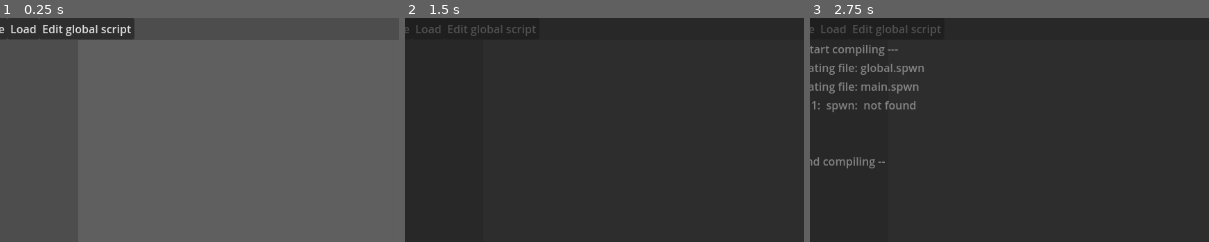
Above: before the commit, frames 1-3 (left to right).
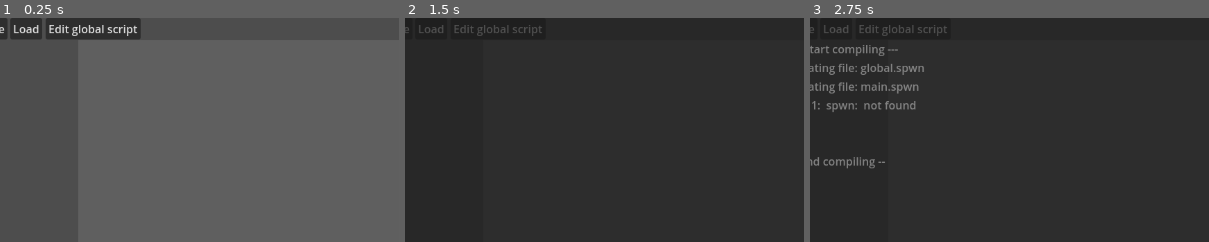
Above: after the commit, the same moments.

Repository: dash-engine/Dash-Engine
Game: Godot game, scene res://main.tscn
Same seed, same stepped clock (60 frames per second), same inputs: the game is played once before the commit and once after it.
Inputs (mouse positions are % of the whole screen's width and height, from its top left):
- Up to frame 1 (0.25 s): no input
- Up to frame 2 (1.5 s): click (93, 13) at 0.52 s; type "Alex" at 0.6 s; click "Compile" at 1.25 s
- Up to frame 3 (2.75 s): click "+" at 2 s
The pictures show only the part of the screen within x 3-53%, y 0-50%; the shares and areas given below are measured in that part.

The runs differ from the first frame. In frame 1, 0.9% of the frame differs, in the area x 2-36%, y 0-10%; in frame 2, 0.4%; in frame 3, 0.4%.
Error before the commit: Attempt to call function 'get_open_error' in base 'null instance' on a null instance. (res://scripts/compiler.gd:97)
Error after the commit: Attempt to call function 'get_open_error' in base 'null instance' on a null instance. (res://scripts/compiler.gd:96)

Commit message:
Added object deletion, and a parser(not implemented yet)

Diff:
--- a/global.gd
+++ b/global.gd
@@ -2,8 +2,11 @@
 
 var project = {
 	"scripts": {"global":""},
-	"objects": {}
+	"objects": {},
+	"scenes": {},
 }
+
+var objectConainer = null
 
 var current_selected_object = null
 
@@ -12,6 +15,11 @@
 
 var projectName = "test"
 var levelName = "test"
+
+var currentScene = ""
+
+func _ready() -> void:
+	saveScene(UID.generate(),"main")
 
 func resetOutput():
 	toggleOutput(false)
@@ -36,13 +44,20 @@
 func saveScript(uid, code):
 	project["scripts"][uid] = code
 
-func saveObject(uid, Name, position, type, rotation):
+func saveObject(uid, Name, position, type, rotation, sceneUID):
 	project["objects"][uid] = {
 		"uid": uid,
 		"name": Name,
 		"position": position,
 		"rotation": rotation,
-		"type": type
+		"type": type,
+		"sceneUID": sceneUID
+	}
+
+func saveScene(uid, Name):
+	project["scenes"][uid] = {
+		"uid": uid,
+		"name": Name
 	}
 
 func convertProjectToJson():
@@ -58,3 +73,18 @@
 
 func loadProject(projectName):
 	var projectData = Data.load_data(projectName)
+
+func deleteObject(uid):
+	if uid in project["objects"]:
+		current_selected_object = null
+		if objectConainer:
+			objectConainer.get_node(uid).queue_free()
+		project["objects"].erase(uid)
+	else:
+		print("No object found with uid: ", uid)
+
+func deleteScene(uid):
+	if uid in project["scenes"]:
+		project["scenes"].erase(uid)
+	else:
+		print("No scene found with uid: ", uid)
--- a/main.tscn
+++ b/main.tscn
@@ -129,8 +129,8 @@
 
 [node name="edit_global_script" type="Button" parent="Topbar"]
 layout_mode = 0
-offset_left = 90.0
-offset_right = 227.0
+offset_left = 99.0
+offset_right = 236.0
 offset_bottom = 31.0
 theme = ExtResource("2_b2s04")
 text = "Edit global script"
@@ -144,8 +144,8 @@
 
 [node name="loadButton" type="Button" parent="Topbar"]
 layout_mode = 0
-offset_left = 44.0
-offset_right = 90.0
+offset_left = 48.0
+offset_right = 94.0
 offset_bottom = 31.0
 theme = ExtResource("2_b2s04")
 text = "Load
@@ -153,6 +153,7 @@
 
 [connection signal="pressed" from="addObj" to="." method="_on_button_pressed"]
 [connection signal="pressed" from="properties/editScript" to="properties" method="_on_edit_script_pressed"]
+[connection signal="pressed" from="properties/delete" to="properties" method="_on_delete_pressed"]
 [connection signal="item_selected" from="properties/objType/objType" to="properties" method="_on_obj_type_item_selected"]
 [connection signal="pressed" from="Topbar/compile" to="." method="_on_compile_pressed"]
 [connection signal="pressed" from="Topbar/edit_global_script" to="." method="_on_edit_global_script_pressed"]
--- a/project.godot
+++ b/project.godot
@@ -23,3 +23,4 @@
 ansi_parser="*res://scripts/ansi_parser.gd"
 Objects="*res://scripts/objects.gd"
 Data="*res://scripts/data.gd"
+Parser="*res://scripts/parser.gd"
--- a/scripts/compiler.gd
+++ b/scripts/compiler.gd
@@ -62,7 +62,6 @@
 		object_%s.execute();\n""" % [uid, type, pos.x, pos.y, rotation, scene_group, scene_group+current_scene, uid.replace("-", "_")]
 	create_spwn("main", main_script)
 	compileCommand()
-	print(main_script)
 	Global.addToOutput("-- End compiling --",true)
 
 func _ready() -> void:
--- a/scripts/main.gd
+++ b/scripts/main.gd
@@ -1,6 +1,9 @@
 extends Control
 
 @export var canvas : ColorRect
+
+func _ready() -> void:
+	Global.objectConainer = canvas
 
 func _on_canvas_gui_input(event: InputEvent) -> void:
 	if event is InputEventMouseButton and event.button_index == MOUSE_BUTTON_RIGHT and event.pressed:
--- a/scripts/object.gd
+++ b/scripts/object.gd
@@ -25,8 +25,9 @@
 
 func _ready() -> void:
 	uid = UID.generate()
-	Global.saveObject(uid, Name, Position, type, Rotation)
+	Global.saveObject(uid, Name, Position, type, Rotation, Global.currentScene)
 	Global.saveScript(uid, "")
+	name = uid
 	if canvas == null:
 		if get_parent():
 			if get_parent().is_class("Control"):
--- /dev/null
+++ b/scripts/parser.gd
@@ -0,0 +1,75 @@
+extends Node
+
+var function_map = [
+	{
+		"func": "create_object",
+		"arguments": ["object_id", "x", "y", "rotation", "groups"],
+		"command": """
+$.add(obj {
+	OBJ_ID: object_id,
+	X: {x},
+	Y: {y},
+	ROTATION: {rotation},
+	GROUPS: [{groups}]
+});"""
+	},
+	{
+		"func": "change_scene",
+		"arguments": ["sceneUID"],
+		"command": ""
+	},
+]
+
+func parse_script(script_text: String) -> String:
+	var lines = script_text.split("\n")
+	var translated_script = ""
+
+	for line in lines:
+		line = line.strip_edges()
+		if line == "" or line.begins_with("#"):
+			translated_script += line + "\n"
+			continue
+
+		var parsed_line = parse_line(line)
+		var command = parsed_line[0]
+		var args_str = parsed_line[1]
+		var translated_line = translate_command(command, args_str)
+		translated_script += translated_line + "\n"
+
+	return translated_script
+
+func parse_line(line: String) -> Array:
+	var parts = line.split("(", false)
+	var command = parts[0].strip_edges()
+	var args_str = ""
+
+	if parts.size() > 1:
+		args_str = parts[1].replace(")","")
+	return [command, args_str]
+
+func parse_arguments(args_str: String) -> Array:
+	var args = args_str.split(",", false)
+	for i in range(args.size()):
+		args[i] = args[i].strip_edges()
+	return args
+
+func translate_command(command: String, args_str: String) -> String:
+	for func_def in function_map:
+		if func_def["func"] == command:
+			var args = parse_arguments(args_str)
+			if args.size() == func_def["arguments"].size():
+				var finalCmd = func_def["command"]
+				var NeedArgs = func_def["arguments"]
+				var i = 0
+				for arg in args:
+					var argName = NeedArgs[i]
+					finalCmd = finalCmd.replace("{" + argName + "}", arg)
+					i += 1
+				return finalCmd
+			else:
+				push_error("Invalid number of arguments for command: " + command)
+				return command + "(" + args_str + ")"
+	return command + "(" + args_str + ")"
+
+func push_error(error_msg: String) -> void:
+	print("Error: " + error_msg)
--- a/scripts/properties.gd
+++ b/scripts/properties.gd
@@ -27,3 +27,7 @@
 	if Global.current_selected_object:
 		Global.current_selected_object.type = Objects.get_type(index)
 		Global.project["objects"][Global.current_selected_object.uid]["type"] = Objects.get_type(index)
+
+func _on_delete_pressed() -> void:
+	if Global.current_selected_object:
+		Global.deleteObject(Global.current_selected_object.uid)
